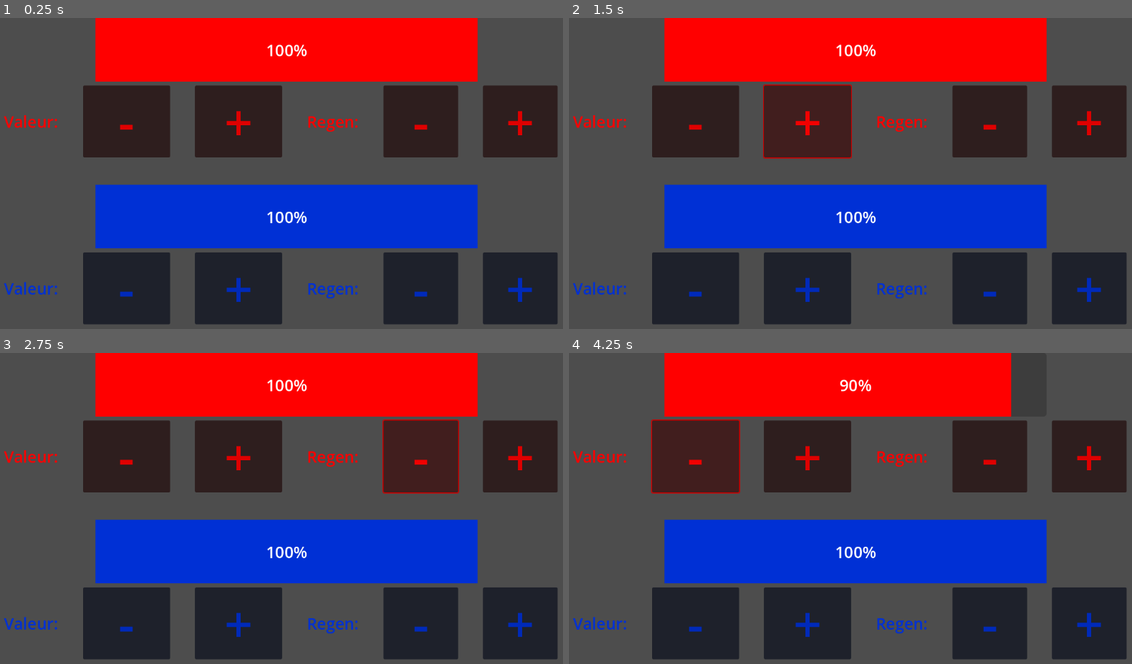
Above: before the commit, frames 1-4 (two rows, left to right).
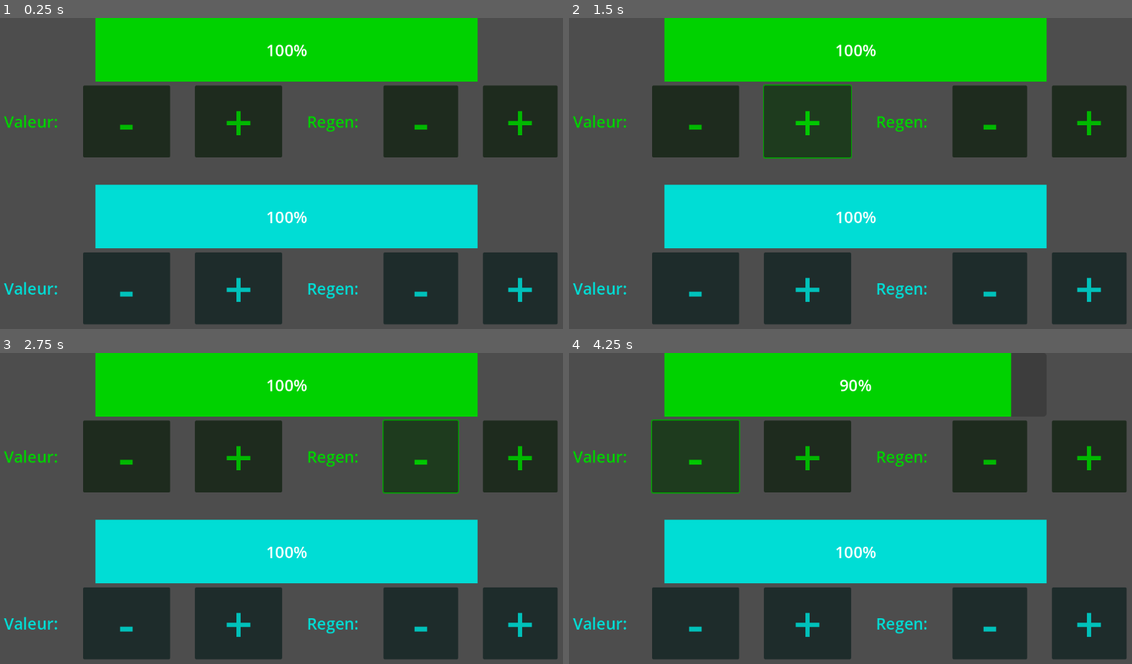
Above: after the commit, the same moments.

Repository: elliott005/ProjectHelpJul
Game: Godot game, scene res://src/main_scene.tscn
Two runs of this game, one before a commit and one after it. Both use one fixed random seed, a clock stepped at 60 frames per second and the inputs below.
Inputs:
- Up to frame 1 (0.25 s): no input
- Up to frame 2 (1.5 s): click "-" at 0.5 s; click "+" at 1.25 s
- Up to frame 3 (2.75 s): click "-" at 2 s
- Up to frame 4 (4.25 s): click "+" at 2.75 s; click "-" at 3.5 s

The runs differ from the first frame. In frame 1, 29% of the frame differs, in the area x 0-95%, y 0-92%; in frame 2, 33%; in frame 3, 32%; in frame 4, 31%.

Commit message:
changed colors

Diff:
--- a/src/main_scene.tscn
+++ b/src/main_scene.tscn
@@ -7,9 +7,9 @@
 [node name="CanvasLayer" type="CanvasLayer" parent="."]
 
 [node name="Bar" parent="CanvasLayer" instance=ExtResource("1_yn12h")]
-color = Color(1, 0, 0, 1)
+color = Color(0, 0.823529, 0, 1)
 
 [node name="Bar2" parent="CanvasLayer" instance=ExtResource("1_yn12h")]
 offset_top = 336.0
 offset_bottom = 464.0
-color = Color(0, 0.188235, 0.835294, 1)
+color = Color(0, 0.866667, 0.835294, 1)
Not shown, changed: web/index.pck
